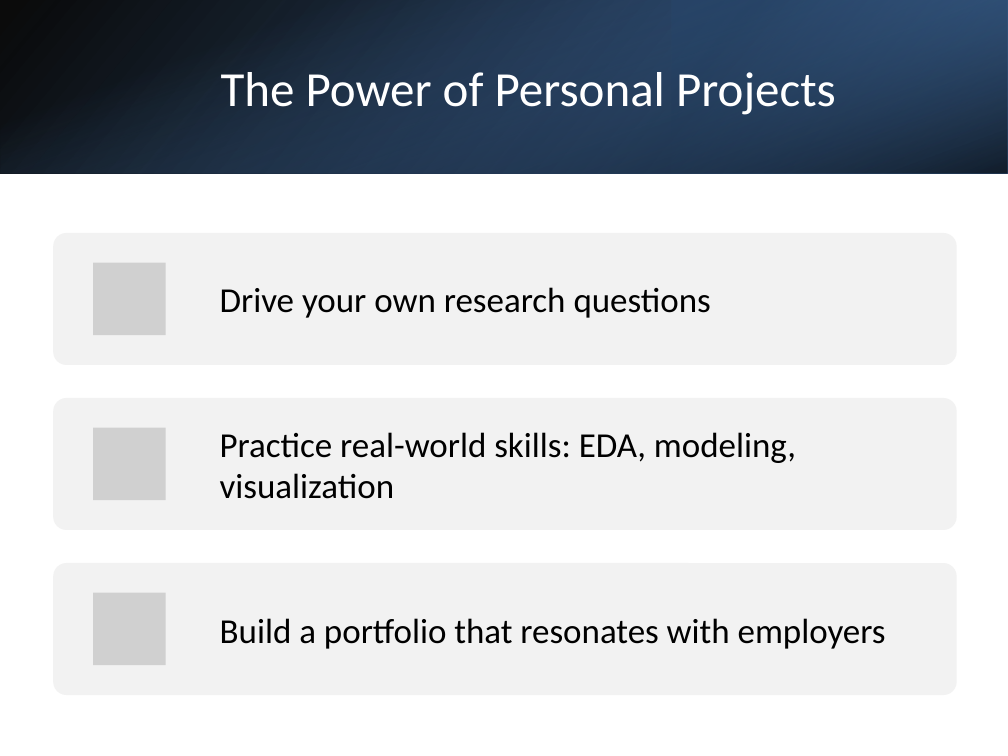
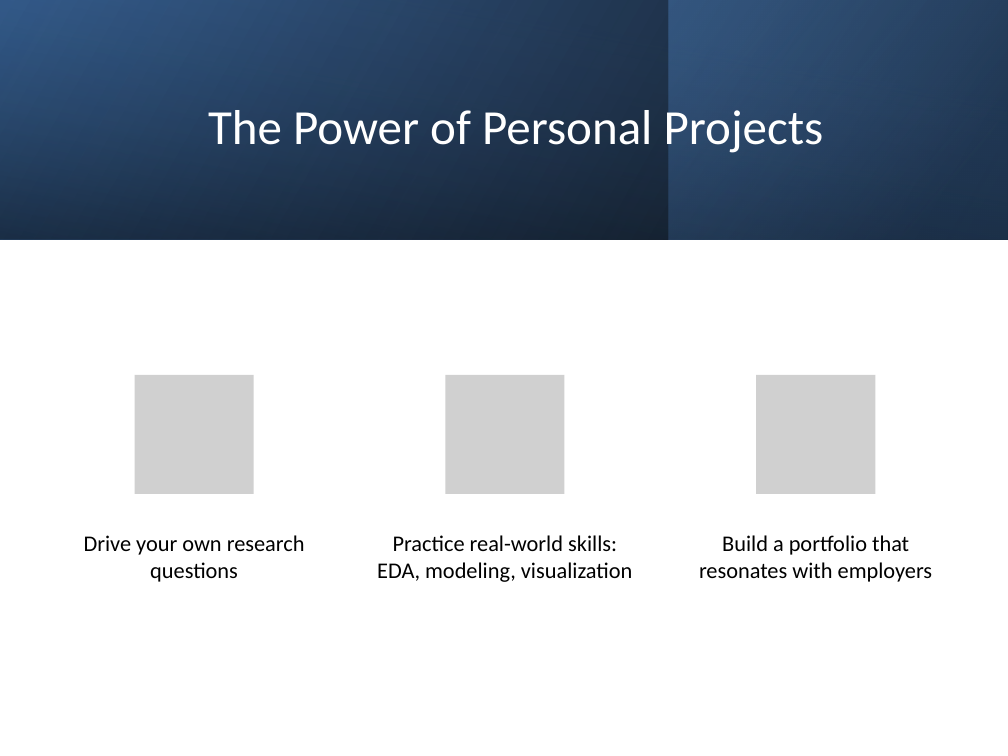
Before and after one commit to Kimformatics/ChatGPT_PersonalProjects, a slide deck: slide 4 of finalChatGPT_Cancer_Epi_Personal_Projects.pptx. Drawn at 1008x756 pixels with LibreOffice and Linux fonts; fonts in the diff are those of the drawing; grey boxes stand for pictures. Boxes give left, top, right and bottom in pixels: in the first picture for what was removed or moved away, otherwise in the second. Text is boxed around its words. In the diff, an @@ line names an element or a change of style, - is before the commit and + after.

```diff
--- a/finalChatGPT_Cancer_Epi_Personal_Projects.pptx
+++ b/finalChatGPT_Cancer_Epi_Personal_Projects.pptx
@@ rectangle: place and size @@
-rectangle at [0,0,1008,173]
+rectangle at [0,0,1008,239]
@@ rectangle at [0,1,1007,239]: fill gradient #4F81BD to #000000 to gradient #376092 to #000000; mirrored; rotation 90 to 270 degrees @@
@@ rectangle at [668,0,1007,239]: rotation 180 to 0 degrees @@
@@ title "The Power of Personal Projects": place and size @@
-title "The Power of Personal Projects" at [221,72,836,115]
+title "The Power of Personal Projects" at [208,110,824,156]
@@ picture added at [135,375,254,494] @@
@@ picture added at [446,375,564,494] @@
@@ picture added at [756,375,875,494] @@
@@ size 25 to 16 pt; alignment left to centre; less space between paragraphs; vertical alignment middle to top in 3 elements at [699,535,933,582], [377,535,632,582], [84,535,305,582] @@
@@ text "Drive your own research questions": place and size @@
-text "Drive your own research questions" at [220,287,711,318]
+text "Drive your own research questions" at [84,535,305,582]
@@ text "Practice real-world skills: EDA, modeling, ...": place and size @@
-text "Practice real-world skills: EDA, modeling, ..." at [220,432,796,499]
+text "Practice real-world skills: EDA, modeling, ..." at [377,535,632,582]
@@ text "Build a portfolio that resonates ...": place and size @@
-text "Build a portfolio that resonates ..." at [220,618,886,649]
+text "Build a portfolio that resonates ..." at [699,535,933,582]
@@ group removed at [53,233,957,696]: 3 rounded rectangles, 3 pictures @@
```
Also in this commit, not shown: 3 other slides changed, 1 slide added.
